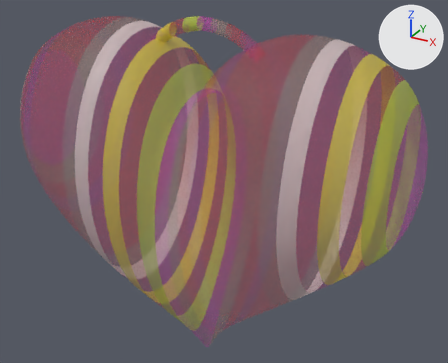
A saved change to the FBX model arfoundation-samples-4.1/Assets/Shape/FBX-OnSTick_33SET/B-9_Onstick.fbx.
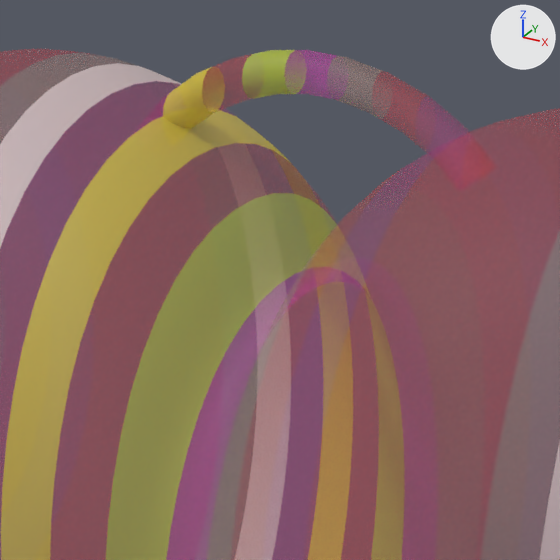
Old and new are each drawn whole from a camera (50 mm lens) standing at (0.862, -1.456, 1.344) and looking at (0.035, 0.047, 0.593) and again close up on the part from 23% to 64% of the width and 0% to 51% of the height. Arrows for +X, +Y and +Z are at upper right; the lights stay in place. Where no turn or scale is listed for an object, it has been applied to the vertices.

The older version as bpy lines, for what is in view:
```python
me_mesh_025 = bpy.data.meshes.new('Mesh.025')
me_mesh_025.from_pydata(...)  # 4358 vertices, 4344 faces; spans x -0.617..0.618, y -0.293..0.299, z 0.0..1.083
me_mesh_025.materials.append(mat_b_9)
ob_b_9 = bpy.data.objects.new('B-9', me_mesh_025)
ob_b_9.location = (0.0, -0.002, 0.0)
```
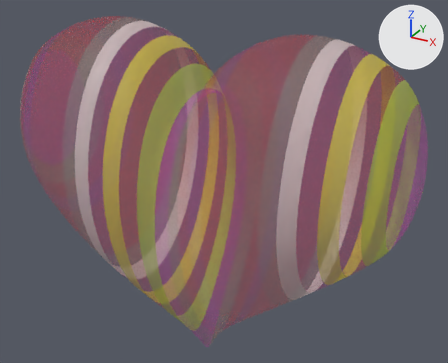
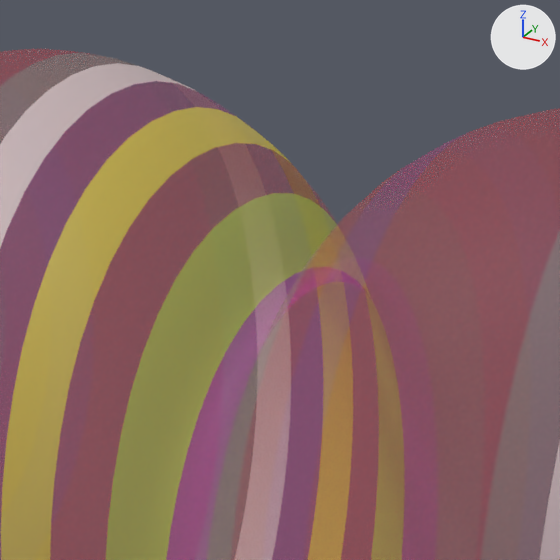
Location of each change, [x1, y1, x2, y2] in pixels of the close-ups (560 x 560 px):
'B-9', reshaped: before [0, 50, 560, 560]; after [0, 63, 560, 560]
part 1 of me_mesh_025, deleted: before [163, 50, 306, 128]

Diff of the bpy script that builds the scene:
```diff
--- a/arfoundation-samples-4.1/Assets/Shape/FBX-OnSTick_33SET/B-9_Onstick.fbx.py
+++ b/arfoundation-samples-4.1/Assets/Shape/FBX-OnSTick_33SET/B-9_Onstick.fbx.py
@@ me_mesh_025 @@
 me_mesh_025.from_pydata(...)  # 4358 vertices, 4344 faces; spans x -0.617..0.618, y -0.293..0.299, z 0.0..1.083
 # used by ob_b_9; location = (0.0, -0.002, 0.0)
+# me_mesh_025 part 1: the loose piece of 132 vertices spanning x -0.185..0.185, y -0.018..0.021, z 0.974..1.083 is deleted
 me_mesh_025.materials.append(mat_b_9)
```
